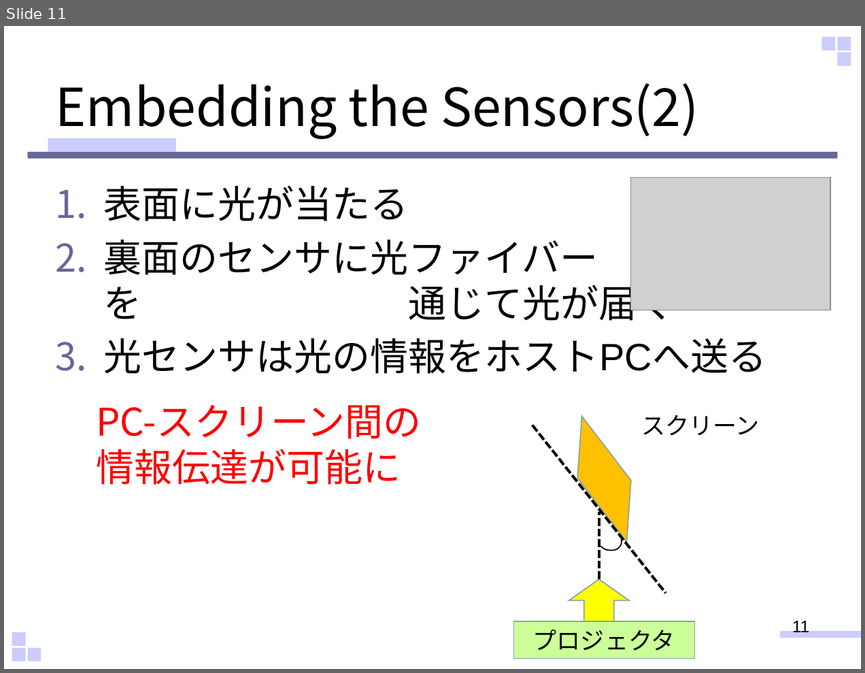
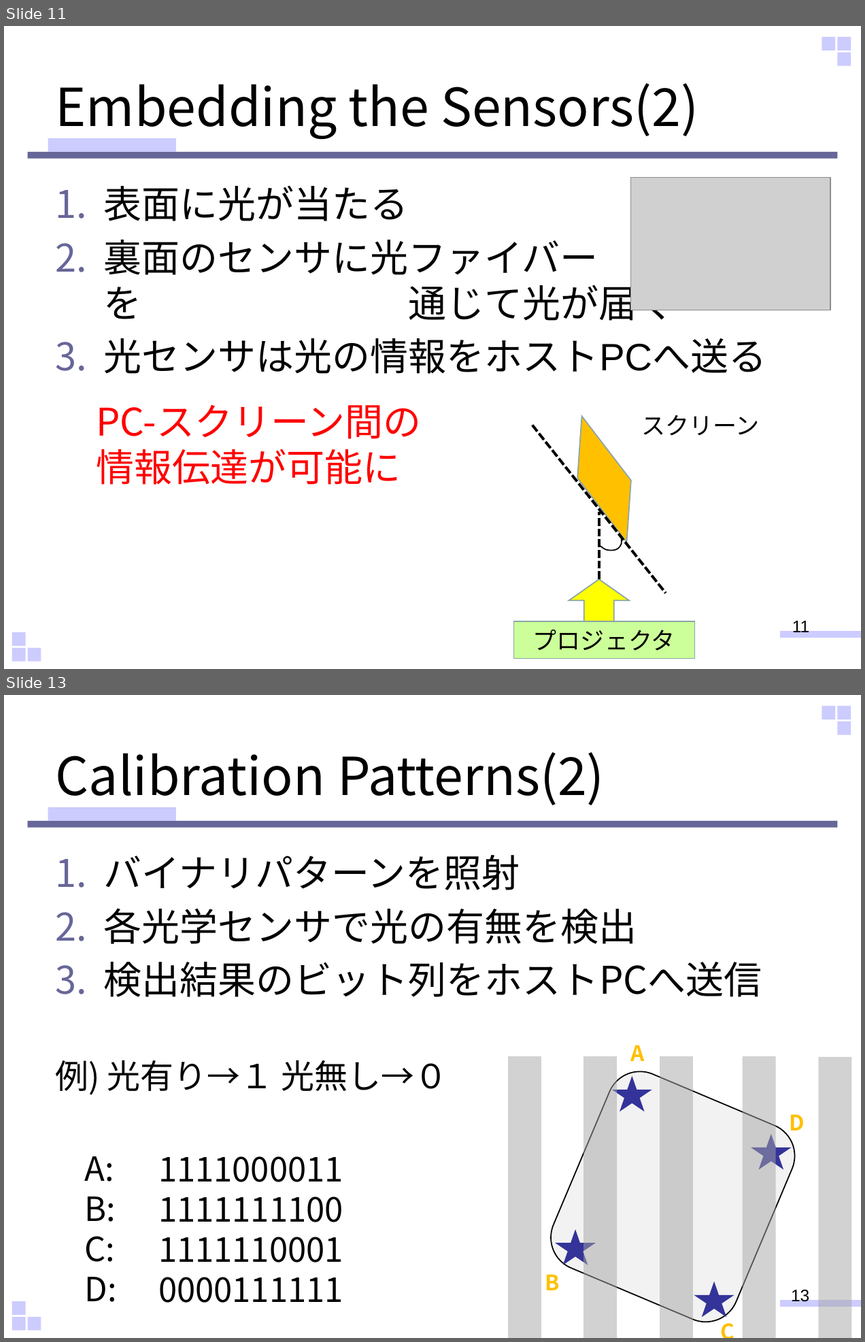
Before and after one commit to sho-hama/Human_Interface, a slide deck: HI_hamana.pptx. Shown one above the other, each under a label of ours: slide 11 before the commit, slides 11 and 13 after it; the slides between them are not shown. The pictures are 865x673 and 865x1342 pixels, drawn with LibreOffice and Linux fonts; fonts in the diff are those of the drawing; grey boxes stand for pictures. Boxes give left, top, right and bottom in pixels: in the first picture for what was removed or moved away, otherwise in the second. Text is boxed around its words. In the diff, an @@ line names an element or a change of style, - is before the commit and + after.

Commit message:
光学センサ位置検出の概要追加(進捗65%)

```diff
--- a/HI_hamana.pptx
+++ b/HI_hamana.pptx
@@ slide 13 added at bbox=[4, 695, 861, 1338], background #FFFFFF; not listed: 9 template elements that a slide beside it also shows @@
@@ title added at bbox=[56, 752, 604, 808], 44 pt, text #000000 @@
+Calibration Patterns(2)
@@ text added at bbox=[56, 855, 762, 1095], 32 pt, text #000000 @@
+1. バイナリパターンを照射
+2. 各光学センサで光の有無を検出
+3. 検出結果のビット列をホストPCへ送信
+例) 光有り→１ 光無し→０
@@ group added at bbox=[508, 1057, 851, 1338]: 5 rectangles @@
@@ rounded rectangle added at bbox=[541, 1062, 805, 1332], fill #F2F2F2, outline #000000 1 pt @@
@@ text added at bbox=[631, 1045, 645, 1061], 18 pt, text #FFC000, bold @@
+A
@@ star added at bbox=[614, 1077, 651, 1110], fill #333399, outline #333399 1 pt @@
@@ text added at bbox=[789, 1114, 804, 1130], 18 pt, text #FFC000, bold @@
+D
@@ star added at bbox=[753, 1136, 789, 1168], fill #333399, outline #333399 1 pt @@
@@ text added at bbox=[85, 1156, 117, 1302], 28 pt, text #000000 @@
+A:
+B:
+C:
+D:
@@ text added at bbox=[158, 1156, 343, 1302], 28 pt, text #000000 @@
+1111000011
+1111111100
+1111110001
+0000111111
@@ star added at bbox=[557, 1231, 594, 1263], fill #333399, outline #333399 1 pt @@
@@ text added at bbox=[545, 1274, 559, 1290], 18 pt, text #FFC000, bold @@
+B
@@ star added at bbox=[696, 1283, 732, 1315], fill #333399, outline #333399 1 pt @@
@@ page number added at bbox=[791, 1289, 809, 1302], 14 pt, text #000000 @@
+13
@@ text added at bbox=[712, 1314, 743, 1338], 18 pt, text #FFC000, bold @@
+C
```
Also in this commit, not shown: 1 slide changed, 1 other slide added.
